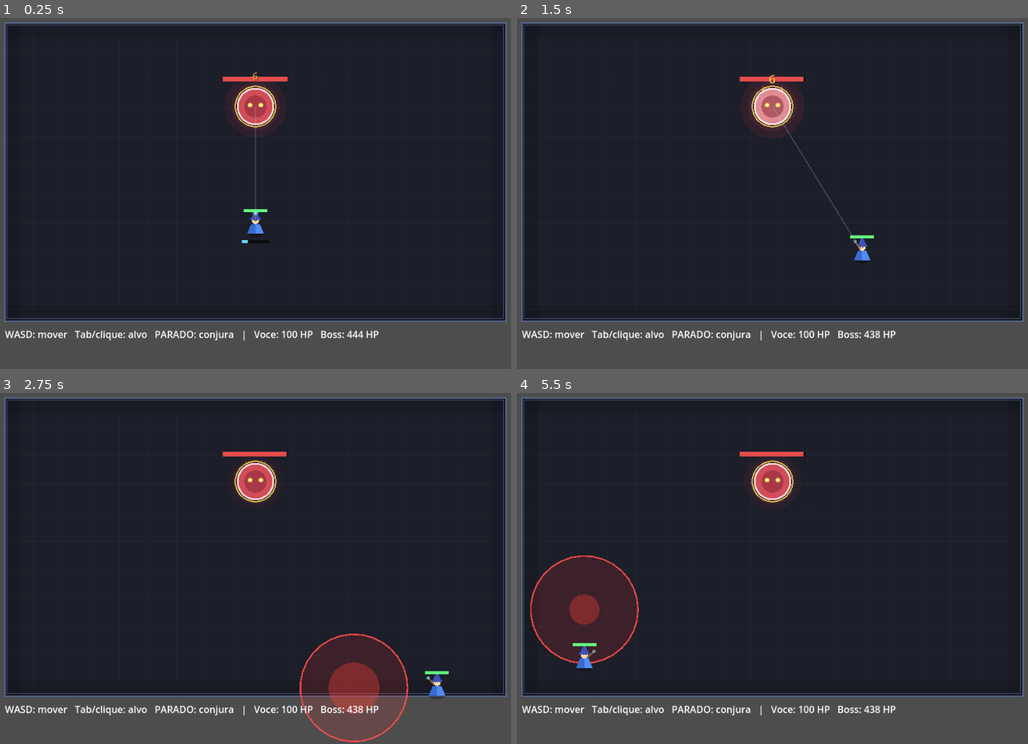
Above: before the commit, frames 1-4 (two rows, left to right).
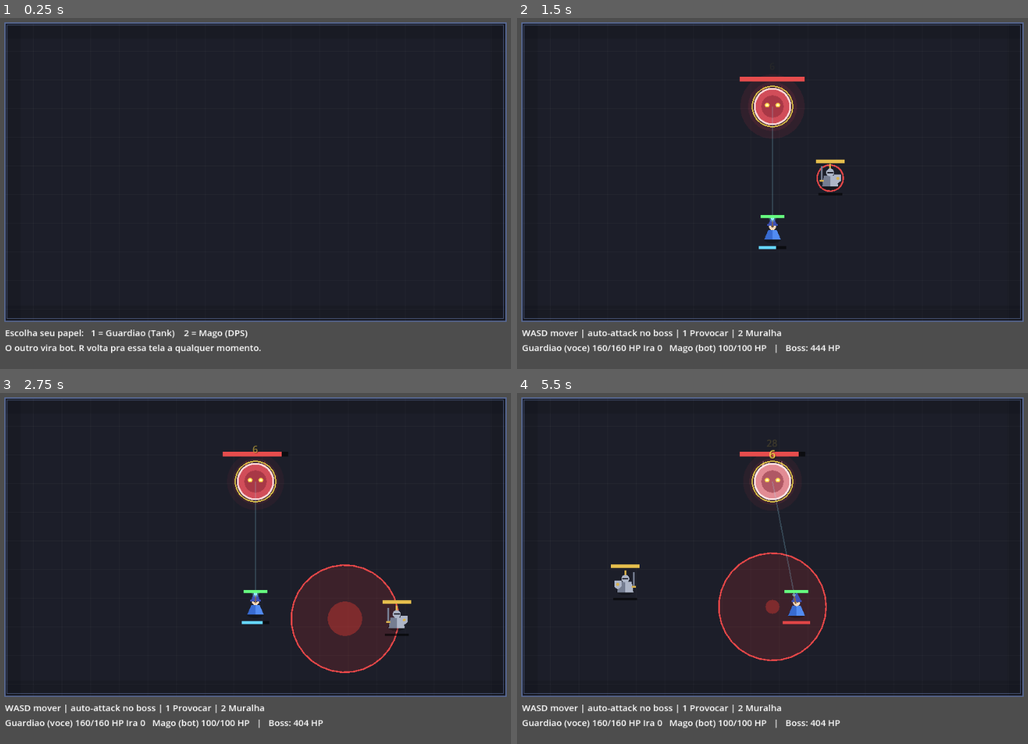
Above: after the commit, the same moments.

Repository: fcbicalho-cloud/Impossiblebosses
Game: Godot game, scene res://Main.tscn
The game is run twice, just before and just after one commit, with the same random seed, the same clock (stepped at 60 frames per second) and the same inputs.
Inputs (mouse positions are in pixels of both pictures, inside the frame that each line leads up to):
- Up to frame 1 (0.25 s): no input
- Up to frame 2 (1.5 s): tap Enter at 0.5 s; move the mouse to (900, 158) at 0.52 s; hold D 0.53-1.28 s; tap R at 0.6 s; click (900, 158) at 0.67 s; tap 1 at 0.8, 1.35 s; move the mouse to (660, 197) at 1.27 s; hold S from 1.28 s (still down)
- Up to frame 3 (2.75 s): tap 2 at 1.55, 2.1 s; move the mouse to (311, 470) at 2.02 s; release S at 2.03 s; hold D from 2.03 s (still down); tap Tab at 2.3 s
- Up to frame 4 (5.5 s): move the mouse to (741, 628) at 2.77 s; release D at 2.78 s; hold W 2.78-3.53 s; tap Tab at 2.85, 5.3 s; click (741, 628) at 2.92 s; tap R at 3.05, 3.6 s; move the mouse to (946, 610) at 3.52 s; hold A 3.53-5.03 s; tap 1 at 3.8, 4.35 s; move the mouse to (598, 494) at 4.27 s; tap 2 at 4.55, 5.1 s; move the mouse to (803, 554) at 5.02 s; hold S from 5.03 s (still down); click (803, 554) at 5.17 s

The runs differ from the first frame. In frame 1, 2.8% of the frame differs, in the area x 0-75%, y 15-96%; in frame 2, 2.9%; in frame 3, 8.6%; in frame 4, 13%, in the area x 0-75%, y 13-96%.

Commit message:
feat(fase 3): threat/aggro + Guardiao (tank) + escolha de papel Tank/DPS
- boss.gd: tabela de threat (add_threat/taunt/current_target) + corpo-a-corpo
  periodico no alvo de maior threat (exige um tank segurando aggro). Mantem o
  AoE telegrafado mirando membro aleatorio.
- party_member.gd: helper _is_boss_target() (topo da tabela de threat).
- guardiao.gd: novo, extends PartyMember. Ira, Provocar (taunt), Muralha
  (mitiga 50%), auto-attack de threat 3x, bot que segura o boss e reage.
  Visual procedural: cavaleiro com elmo/escudo/espada + anel de aggro.
- main.gd: tela de escolha de papel (1 Guardiao / 2 Mago); o outro vira bot;
  roteia teclas 1/2 de habilidade; condicao de wipe; HUD por papel.

Herda o juice da fase de graficos (flash/numeros de dano) de graca via Actor.

Co-Authored-By: Claude Sonnet 5 <noreply@anthropic.com>
Claude-Session: https://claude.ai/code/session_01AGq6QZNWbbKFDuXbKAjmXP

Diff:
--- a/scripts/boss.gd
+++ b/scripts/boss.gd
@@ -1,15 +1,16 @@
 extends Actor
 class_name Boss
-## Boss — Fase 2 (mínimo jogável). Estende Actor (HP unificado + juice).
+## Boss — Fase 3. Estende Actor (HP unificado + juice).
 ##
-## Uma mecânica: AoE telegrafado no chão (círculo vermelho que cresce durante o
-## aviso; ao fim, detona, dá dano e solta uma explosão visual). Mira num membro
-## aleatório do grupo "party" no início do aviso, dando tempo de sair.
+## Mecânicas:
+##   - Ameaça/aggro: tabela de threat; o corpo-a-corpo periódico bate em quem
+##     tem MAIS threat (exige um tank segurando aggro; sem tank, bate em quem
+##     causou mais dano).
+##   - AoE telegrafado no chão, mirado num membro aleatório do grupo "party"
+##     (mecânica "espalha" — qualquer um pode ser o alvo, inclusive o tank).
 ##
-## Visual procedural: orbe sombrio com aura pulsante, chifres e olhos brilhantes;
-## flash ao tomar dano (herdado de Actor).
-##
-## Threat/aggro, fases, corpo-a-corpo, adds e projéteis voltam nas fases 3-4.
+## Visual: orbe sombrio com aura pulsante, chifres e olhos brilhantes.
+## Fases, adds e projéteis voltam na Fase 5.
 
 signal phase_changed(new_phase: int)
 
@@ -18,11 +19,19 @@
 const AOE_DAMAGE := 35.0
 const AOE_COOLDOWN := 2.6
 
+const MELEE_INTERVAL := 1.6
+const MELEE_DAMAGE := 26.0
+const TAUNT_THREAT_BONUS := 40.0
+
 var arena_rect := Rect2()
 var phase := 1
 
 var _aoes: Array = []   # cada item: {"pos": Vector2, "timer": float}
 var _aoe_cd := 1.5
+var _melee_cd := 2.0
+
+var _threat_members: Array = []   # PartyMember (guardados sem tipo estrito)
+var _threat_values := {}          # instance_id(int) -> float
 
 
 func _ready() -> void:
@@ -36,9 +45,66 @@
 	if not alive:
 		return
 	_tick_visuals(delta)
+	_update_melee(delta)
 	_update_aoes(delta)
 	queue_redraw()
 
+
+# --- Ameaça / aggro --------------------------------------------------------
+
+func add_threat(source: PartyMember, amount: float) -> void:
+	if source == null or not is_instance_valid(source) or amount <= 0.0:
+		return
+	var id := source.get_instance_id()
+	if not _threat_values.has(id):
+		_threat_members.append(source)
+	_threat_values[id] = float(_threat_values.get(id, 0.0)) + amount
+
+
+func taunt(source: PartyMember) -> void:
+	if source == null or not is_instance_valid(source):
+		return
+	add_threat(source, _highest_threat_value() + TAUNT_THREAT_BONUS)
+
+
+func current_target() -> PartyMember:
+	var best: PartyMember = null
+	var best_v := -1.0
+	for m: PartyMember in _threat_members:
+		if not is_instance_valid(m) or not m.alive:
+			continue
+		var v: float = _threat_values.get(m.get_instance_id(), 0.0)
+		if v > best_v:
+			best_v = v
+			best = m
+	return best
+
+
+func _highest_threat_value() -> float:
+	var best := 0.0
+	for m: PartyMember in _threat_members:
+		if not is_instance_valid(m):
+			continue
+		var v: float = _threat_values.get(m.get_instance_id(), 0.0)
+		if v > best:
+			best = v
+	return best
+
+
+# --- Corpo-a-corpo (exige tank) -------------------------------------------
+
+func _update_melee(delta: float) -> void:
+	_melee_cd -= delta
+	if _melee_cd > 0.0:
+		return
+	var t: PartyMember = current_target()
+	if t == null:
+		return
+	_melee_cd = MELEE_INTERVAL
+	t.take_damage(MELEE_DAMAGE)
+
+
+# --- AoE telegrafado -------------------------------------------------------
 
 func _update_aoes(delta: float) -> void:
 	for i in range(_aoes.size() - 1, -1, -1):
@@ -94,8 +160,9 @@
 	return out
 
 
+# --- Visual ----------------------------------------------------------------
+
 func _draw() -> void:
-	# AoEs telegrafados (no chão, sob o boss).
 	for aoe in _aoes:
 		var local: Vector2 = aoe["pos"] - position
 		var frac: float = clampf(1.0 - (aoe["timer"] / AOE_TELEGRAPH), 0.0, 1.0)
@@ -111,13 +178,11 @@
 	var dead := not alive
 	var pulse := 0.5 + 0.5 * sin(anim_time * 2.0)
 
-	# Aura pulsante.
 	if not dead:
 		draw_circle(Vector2.ZERO, radius * (1.55 + 0.25 * pulse), Color(0.9, 0.2, 0.3, 0.05 + 0.05 * pulse))
 		draw_circle(Vector2.ZERO, radius * (1.25 + 0.12 * pulse), Color(0.9, 0.25, 0.35, 0.10))
 
 	var horn := _flash_mix(Color(0.55, 0.18, 0.22) if not dead else Color(0.4, 0.3, 0.32))
-	# Chifres.
 	draw_colored_polygon(PackedVector2Array([
 		Vector2(-radius * 0.72, -radius * 0.45),
 		Vector2(-radius * 0.32, -radius * 0.55),
@@ -129,13 +194,11 @@
 		Vector2(radius * 0.52, -radius * 1.15),
 	]), horn)
 
-	# Corpo.
 	var body := _flash_mix(Color(0.82, 0.3, 0.35) if not dead else Color(0.45, 0.3, 0.32))
 	draw_circle(Vector2.ZERO, radius, body)
 	draw_circle(Vector2.ZERO, radius * 0.62, Color(0.5, 0.14, 0.2, 0.5))
 	draw_arc(Vector2.ZERO, radius, 0.0, TAU, 32, _flash_mix(Color(1.0, 0.85, 0.85)), 3.0)
 
-	# Olhos brilhantes.
 	if not dead:
 		var eye := Color(1.0, 0.85, 0.3)
 		draw_circle(Vector2(-radius * 0.3, -radius * 0.08), radius * 0.13, eye)
--- /dev/null
+++ b/scripts/guardiao.gd
@@ -0,0 +1,212 @@
+extends PartyMember
+class_name Guardiao
+## Guardiao — Tank. Jogável (humano) ou bot.
+##
+## Fica no alcance corpo-a-corpo do boss e o ataca constantemente (funciona
+## andando, diferente do Mago), gerando MUITO threat por dano causado, para
+## "segurar" o boss. Recurso: Ira (ganha ao bater e ao apanhar; gasta em
+## Muralha). Habilidades: Provocar (taunt, tecla 1) e Muralha (mitigação, 2).
+##
+## Visual procedural: cavaleiro com elmo, escudo e espada, olha pro boss.
+
+const MAX_HP_VALUE := 160.0
+const MELEE_RANGE := 70.0
+const SPEED := 200.0
+
+const ATTACK_INTERVAL := 1.0
+const ATTACK_DAMAGE := 16.0
+const THREAT_MULTIPLIER := 3.0
+const IRA_MAX := 100.0
+const IRA_PER_HIT := 8.0
+const IRA_PER_DAMAGE_TAKEN := 0.4
+
+const TAUNT_COOLDOWN := 8.0
+const MURALHA_COOLDOWN := 10.0
+const MURALHA_DURATION := 3.0
+const MURALHA_IRA_COST := 30.0
+const MURALHA_MITIGATION := 0.5  # reduz o dano recebido pela metade
+
+var ira := 0.0
+
+var _attack_cd := 0.0
+var _taunt_cd := 0.0
+var _muralha_cd := 0.0
+var _muralha_timer := 0.0
+var _facing := Vector2(0.0, -1.0)
+
+
+func _ready() -> void:
+	super._ready()
+	role_label = "Guardiao"
+	max_hp = MAX_HP_VALUE
+	hp = max_hp
+	radius = 15.0
+
+
+func _process(delta: float) -> void:
+	if not alive:
+		return
+	_tick_visuals(delta)
+	if is_bot:
+		_bot_process(delta)
+	else:
+		_human_process(delta)
+	_handle_autoattack(delta)
+	_tick_cooldowns(delta)
+	if boss != null and is_instance_valid(boss):
+		var bv: Vector2 = boss.position - position
+		if bv.length() > 1.0:
+			_facing = bv.normalized()
+	queue_redraw()
+
+
+func _human_process(delta: float) -> void:
+	var dir := _read_wasd()
+	if dir != Vector2.ZERO:
+		position += dir.normalized() * SPEED * delta
+		_clamp_to_arena()
+
+
+func _bot_process(delta: float) -> void:
+	if boss != null and is_instance_valid(boss):
+		var d: float = position.distance_to(boss.position)
+		if d > MELEE_RANGE * 0.8:
+			var dir: Vector2 = (boss.position - position).normalized()
+			position += dir * SPEED * delta
+			_clamp_to_arena()
+	if not _is_boss_target() and _taunt_cd <= 0.0:
+		_use_taunt()
+	elif hp_fraction() < 0.6 and _muralha_cd <= 0.0 and ira >= MURALHA_IRA_COST:
+		_use_muralha()
+
+
+func _tick_cooldowns(delta: float) -> void:
+	_taunt_cd = maxf(0.0, _taunt_cd - delta)
+	_muralha_cd = maxf(0.0, _muralha_cd - delta)
+	if _muralha_timer > 0.0:
+		_muralha_timer -= delta
+
+
+func _handle_autoattack(delta: float) -> void:
+	_attack_cd = maxf(0.0, _attack_cd - delta)
+	if boss == null or not is_instance_valid(boss):
+		return
+	if position.distance_to(boss.position) > MELEE_RANGE:
+		return
+	if _attack_cd == 0.0:
+		_attack_cd = ATTACK_INTERVAL
+		boss.take_damage(ATTACK_DAMAGE)
+		ira = minf(IRA_MAX, ira + IRA_PER_HIT)
+		if boss.has_method("add_threat"):
+			boss.add_threat(self, ATTACK_DAMAGE * THREAT_MULTIPLIER)
+
+
+func activate_ability(index: int) -> void:
+	if not alive:
+		return
+	if index == 1:
+		_use_taunt()
+	elif index == 2:
+		_use_muralha()
+
+
+func get_ability_info(index: int) -> Dictionary:
+	if index == 1:
+		return {"name": "Provocar", "cost": 0.0, "cd_remaining": _taunt_cd}
+	elif index == 2:
+		return {"name": "Muralha", "cost": MURALHA_IRA_COST, "cd_remaining": _muralha_cd}
+	return {}
+
+
+func _use_taunt() -> void:
+	if _taunt_cd > 0.0:
+		return
+	_taunt_cd = TAUNT_COOLDOWN
+	if boss != null and is_instance_valid(boss) and boss.has_method("taunt"):
+		boss.taunt(self)
+
+
+func _use_muralha() -> void:
+	if _muralha_cd > 0.0 or ira < MURALHA_IRA_COST:
+		return
+	_muralha_cd = MURALHA_COOLDOWN
+	ira -= MURALHA_IRA_COST
+	_muralha_timer = MURALHA_DURATION
+
+
+func take_damage(amount: float) -> void:
+	if not alive or amount <= 0.0:
+		return
+	var final_amount := amount
+	if _muralha_timer > 0.0:
+		final_amount *= (1.0 - MURALHA_MITIGATION)
+	ira = minf(IRA_MAX, ira + final_amount * IRA_PER_DAMAGE_TAKEN)
+	super.take_damage(final_amount)
+
+
+func _draw() -> void:
+	if _is_boss_target():
+		draw_arc(Vector2.ZERO, radius + 7.0, 0.0, TAU, 22, Color(1.0, 0.3, 0.3, 0.9), 2.5)
+	_draw_character()
+	_draw_shield_overlay()
+	_draw_hp_bar(48.0, 6.0, -radius - 16.0, Color(0.9, 0.75, 0.3))
+	_draw_ira_bar()
+
+
+func _draw_character() -> void:
+	var dead := not alive
+	var bob := 0.0 if dead else sin(anim_time * 3.0) * 1.2
+	var side := 1.0 if _facing.x >= 0.0 else -1.0  # escudo do lado oposto ao facing
+
+	# Sombra.
+	draw_set_transform(Vector2(0.0, radius * 0.95), 0.0, Vector2(1.0, 0.4))
+	draw_circle(Vector2.ZERO, radius, Color(0, 0, 0, 0.28))
+	draw_set_transform(Vector2(0.0, -bob), 0.0, Vector2.ONE)
+
+	var steel := _flash_mix(Color(0.68, 0.71, 0.78) if not dead else Color(0.45, 0.45, 0.5))
+	var steel_dark := _flash_mix(Color(0.46, 0.49, 0.57) if not dead else Color(0.36, 0.36, 0.42))
+	var gold := _flash_mix(Color(0.85, 0.7, 0.3) if not dead else Color(0.5, 0.48, 0.42))
+	var w := radius
+
+	# Corpo (armadura).
+	draw_colored_polygon(PackedVector2Array([
+		Vector2(-w * 0.9, radius), Vector2(w * 0.9, radius),
+		Vector2(w * 0.7, -radius * 0.2), Vector2(-w * 0.7, -radius * 0.2),
+	]), steel)
+	draw_colored_polygon(PackedVector2Array([
+		Vector2(-w * 0.9, radius), Vector2(0.0, radius),
+		Vector2(0.0, -radius * 0.2), Vector2(-w * 0.7, -radius * 0.2),
+	]), steel_dark)
+
+	# Elmo.
+	var head := Vector2(0.0, -radius * 0.55)
+	draw_circle(head, radius * 0.44, steel)
+	draw_rect(Rect2(head + Vector2(-radius * 0.34, -radius * 0.06), Vector2(radius * 0.68, radius * 0.12)), Color(0.08, 0.08, 0.12))
+	# Penacho.
+	draw_line(head + Vector2(0.0, -radius * 0.42), head + Vector2(0.0, -radius * 0.95), gold, 3.0)
+
+	# Espada (lado do facing).
+	var sx := side * w * 0.95
+	draw_line(Vector2(sx, radius * 0.4), Vector2(sx, -radius * 1.25), steel_dark, 3.0)
+	draw_line(Vector2(sx - radius * 0.25, radius * 0.35), Vector2(sx + radius * 0.25, radius * 0.35), gold, 3.0)
+
+	# Escudo (lado oposto).
+	var shx := -side * w * 0.85
+	draw_colored_polygon(PackedVector2Array([
+		Vector2(shx - radius * 0.4, -radius * 0.35),
+		Vector2(shx + radius * 0.4, -radius * 0.35),
+		Vector2(shx + radius * 0.4, radius * 0.35),
+		Vector2(shx, radius * 0.65),
+		Vector2(shx - radius * 0.4, radius * 0.35),
+	]), steel)
+	draw_circle(Vector2(shx, radius * 0.1), radius * 0.16, gold)
+
+	draw_set_transform(Vector2.ZERO, 0.0, Vector2.ONE)
+
+
+func _draw_ira_bar() -> void:
+	var w := 40.0
+	var h := 4.0
+	var off := Vector2(-w / 2.0, radius + 10.0)
+	draw_rect(Rect2(off, Vector2(w, h)), Color(0, 0, 0, 0.6), true)
+	draw_rect(Rect2(off, Vector2(w * (ira / IRA_MAX), h)), Color(0.9, 0.4, 0.2), true)
--- a/scripts/main.gd
+++ b/scripts/main.gd
@@ -1,23 +1,25 @@
 extends Node2D
 ## Orquestrador do jogo (reconstrução limpa).
 ##
-## Dono da arena, da máquina de estados, do HUD, do spawn e do roteamento de
-## teclas. Entidades transitórias (projéteis, adds — fases futuras) vivem sob
-## `_world` e são limpas no restart.
+## Dono da arena, da máquina de estados, do HUD, do spawn, do roteamento de
+## teclas e da camada de FX (`_world`, grupo "fx", onde sobem números de dano e
+## explosões).
 ##
-## Fase 2: Mago (DPS) vs Boss com uma mecânica (AoE telegrafado). Combate
-## tab-target, vitória (matar o boss), derrota (morrer) e reinício (R).
-## Trindade + escolha de papel + bots voltam na Fase 3.
+## Fase 3: escolha de papel (1 Guardiao / 2 Mago); o outro vira bot. Tank segura
+## o boss via threat; DPS conjura no boss desviando do AoE. Clérigo (Healer) e o
+## 3º slot voltam na Fase 4.
 
 const ARENA_RECT := Rect2(60, 60, 840, 500)
 const BOSS_POS := Vector2(480, 200)
-const MAGO_START := Vector2(480, 400)
-
-var state := "playing"  # "playing" | "won" | "lost"
+const TANK_START := Vector2(480, 280)
+const MAGO_START := Vector2(480, 410)
+
+var state := "select"  # "select" | "playing" | "won" | "lost"
+var human_role := ""   # "tank" | "dps"
 
 var boss: Boss
 var party: Array = []
-var human_unit = null  # Mago (nas próximas fases: Guardiao/Clerigo) — sem tipo fixo
+var human_unit = null  # Guardiao | Mago — sem tipo fixo de propósito
 
 var _world: Node2D
 var _status_label: Label
@@ -27,10 +29,17 @@
 func _ready() -> void:
 	_build_hud()
 	_world = Node2D.new()
-	_world.add_to_group("fx")  # Actor/Boss sobem números de dano e explosões aqui
-	_world.z_index = 10         # FX por cima dos personagens
+	_world.add_to_group("fx")
+	_world.z_index = 10
 	add_child(_world)
-	_start_encounter()
+	_show_select()
+
+
+func _show_select() -> void:
+	state = "select"
+	_clear_encounter()
+	if _status_label:
+		_status_label.text = ""
 
 
 func _start_encounter() -> void:
@@ -43,15 +52,26 @@
 	boss.died.connect(_on_boss_died)
 	add_child(boss)
 
+	var guardiao := Guardiao.new()
+	guardiao.arena_rect = ARENA_RECT
+	guardiao.position = TANK_START
+	guardiao.boss = boss
+	guardiao.is_bot = human_role != "tank"
+	guardiao.died.connect(_on_member_died)
+	add_child(guardiao)
+	party.append(guardiao)
+
 	var mago := Mago.new()
 	mago.arena_rect = ARENA_RECT
 	mago.position = MAGO_START
 	mago.boss = boss
 	mago.target = boss
-	mago.died.connect(_on_player_died)
+	mago.is_bot = human_role != "dps"
+	mago.died.connect(_on_member_died)
 	add_child(mago)
 	party.append(mago)
-	human_unit = mago
+
+	human_unit = guardiao if human_role == "tank" else mago
 
 	if _status_label:
 		_status_label.text = ""
@@ -72,19 +92,52 @@
 
 func _process(_delta: float) -> void:
 	_update_hint()
+	if state == "playing":
+		_check_wipe()
+
+
+func _check_wipe() -> void:
+	for m in party:
+		if is_instance_valid(m) and m.alive:
+			return
+	state = "lost"
+	_status_label.text = "DERROTA (wipe)"
+	_status_label.add_theme_color_override("font_color", Color(1.0, 0.4, 0.4))
 
 
 func _input(event: InputEvent) -> void:
 	if event is InputEventKey and event.pressed and not event.echo:
-		if event.keycode == KEY_R:
-			_start_encounter()
-		elif event.keycode == KEY_TAB:
-			if human_unit is Mago:
-				human_unit.cycle_target()
-			get_viewport().set_input_as_handled()
+		_handle_key(event.keycode)
 	elif event is InputEventMouseButton and event.pressed and event.button_index == MOUSE_BUTTON_LEFT:
 		if human_unit is Mago:
 			_try_click_target(get_global_mouse_position())
+
+
+func _handle_key(keycode: int) -> void:
+	if keycode == KEY_R:
+		_show_select()
+		return
+
+	if state == "select":
+		if keycode == KEY_1:
+			human_role = "tank"
+			_start_encounter()
+		elif keycode == KEY_2:
+			human_role = "dps"
+			_start_encounter()
+		return
+
+	if state != "playing" or human_unit == null or not is_instance_valid(human_unit):
+		return
+
+	if keycode == KEY_TAB:
+		if human_unit is Mago:
+			human_unit.cycle_target()
+		get_viewport().set_input_as_handled()
+	elif keycode == KEY_1 and human_unit.has_method("activate_ability"):
+		human_unit.activate_ability(1)
+	elif keycode == KEY_2 and human_unit.has_method("activate_ability"):
+		human_unit.activate_ability(2)
 
 
 func _try_click_target(world_pos: Vector2) -> void:
@@ -112,12 +165,8 @@
 	_status_label.add_theme_color_override("font_color", Color(0.4, 1.0, 0.5))
 
 
-func _on_player_died() -> void:
-	if state != "playing":
-		return
-	state = "lost"
-	_status_label.text = "DERROTA"
-	_status_label.add_theme_color_override("font_color", Color(1.0, 0.4, 0.4))
+func _on_member_died(_unused = null) -> void:
+	pass  # o wipe é checado a cada frame em _check_wipe()
 
 
 func _build_hud() -> void:
@@ -130,34 +179,54 @@
 	layer.add_child(_status_label)
 
 	_hint_label = Label.new()
-	_hint_label.position = Vector2(ARENA_RECT.position.x, ARENA_RECT.end.y + 10)
-	_hint_label.add_theme_font_size_override("font_size", 16)
+	_hint_label.position = Vector2(ARENA_RECT.position.x, ARENA_RECT.end.y + 8)
+	_hint_label.add_theme_font_size_override("font_size", 15)
 	layer.add_child(_hint_label)
 
 
 func _update_hint() -> void:
 	if _hint_label == null:
 		return
+	if state == "select":
+		_hint_label.text = "Escolha seu papel:   1 = Guardiao (Tank)    2 = Mago (DPS)\nO outro vira bot. R volta pra essa tela a qualquer momento."
+		return
 	if state == "won":
-		_hint_label.text = "Voce venceu! Pressione R para reiniciar."
+		_hint_label.text = "Voce venceu! Pressione R para escolher papel de novo."
 		return
 	if state == "lost":
-		_hint_label.text = "Pressione R para tentar de novo."
-		return
-	var hp_p := 0
-	var hp_b := 0
-	if is_instance_valid(human_unit):
-		hp_p = int(round(human_unit.hp))
+		_hint_label.text = "Pressione R para tentar de novo (ou trocar de papel)."
+		return
+
+	var members := ""
+	for m in party:
+		if is_instance_valid(m):
+			if members != "":
+				members += "   "
+			members += _member_summary(m)
+	var boss_txt := ""
 	if is_instance_valid(boss):
-		hp_b = int(round(boss.hp))
-	_hint_label.text = "WASD: mover   Tab/clique: alvo   PARADO: conjura   |   Voce: %d HP   Boss: %d HP" % [hp_p, hp_b]
+		boss_txt = "Boss: %d HP" % int(round(boss.hp))
+	_hint_label.text = "%s\n%s   |   %s" % [_control_hint(), members, boss_txt]
+
+
+func _member_summary(m: PartyMember) -> String:
+	var tag := "(bot)" if m.is_bot else "(voce)"
+	var hp_txt := "%d/%d HP" % [int(round(m.hp)), int(round(m.max_hp))]
+	if m is Guardiao:
+		var g := m as Guardiao
+		return "Guardiao %s %s Ira %d" % [tag, hp_txt, int(round(g.ira))]
+	return "Mago %s %s" % [tag, hp_txt]
+
+
+func _control_hint() -> String:
+	if human_role == "tank":
+		return "WASD mover | auto-attack no boss | 1 Provocar | 2 Muralha"
+	return "WASD mover | PARADO conjura | Tab/clique alvo"
 
 
 func _draw() -> void:
-	# Piso base.
 	draw_rect(ARENA_RECT, Color(0.11, 0.12, 0.16), true)
 
-	# Grade sutil.
 	var grid_col := Color(1, 1, 1, 0.035)
 	var step := 48.0
 	var gx := ARENA_RECT.position.x + step
@@ -169,7 +238,6 @@
 		draw_line(Vector2(ARENA_RECT.position.x, gy), Vector2(ARENA_RECT.end.x, gy), grid_col, 1.0)
 		gy += step
 
-	# Vinheta nas bordas (escurece o perímetro).
 	var vign := Color(0, 0, 0, 0.10)
 	var b := 26.0
 	draw_rect(Rect2(ARENA_RECT.position, Vector2(ARENA_RECT.size.x, b)), vign, true)
@@ -177,6 +245,5 @@
 	draw_rect(Rect2(ARENA_RECT.position, Vector2(b, ARENA_RECT.size.y)), vign, true)
 	draw_rect(Rect2(Vector2(ARENA_RECT.end.x - b, ARENA_RECT.position.y), Vector2(b, ARENA_RECT.size.y)), vign, true)
 
-	# Borda dupla.
 	draw_rect(ARENA_RECT, Color(0.35, 0.42, 0.60), false, 2.0)
 	draw_rect(ARENA_RECT.grow(-4.0), Color(0.5, 0.6, 0.85, 0.5), false, 1.0)
--- a/scripts/party_member.gd
+++ b/scripts/party_member.gd
@@ -88,3 +88,11 @@
 func _draw_shield_overlay() -> void:
 	if shield > 0.0:
 		draw_arc(Vector2.ZERO, radius + 2.0, 0.0, TAU, 20, Color(0.6, 0.85, 1.0, 0.7), 2.0)
+
+
+## Verdadeiro se este membro é o alvo atual do corpo-a-corpo do boss (topo da
+## tabela de threat). Usado pelo tank pra saber se está segurando o aggro.
+func _is_boss_target() -> bool:
+	if boss == null or not is_instance_valid(boss) or not boss.has_method("current_target"):
+		return false
+	return boss.current_target() == self
Not shown, changed: README.md
